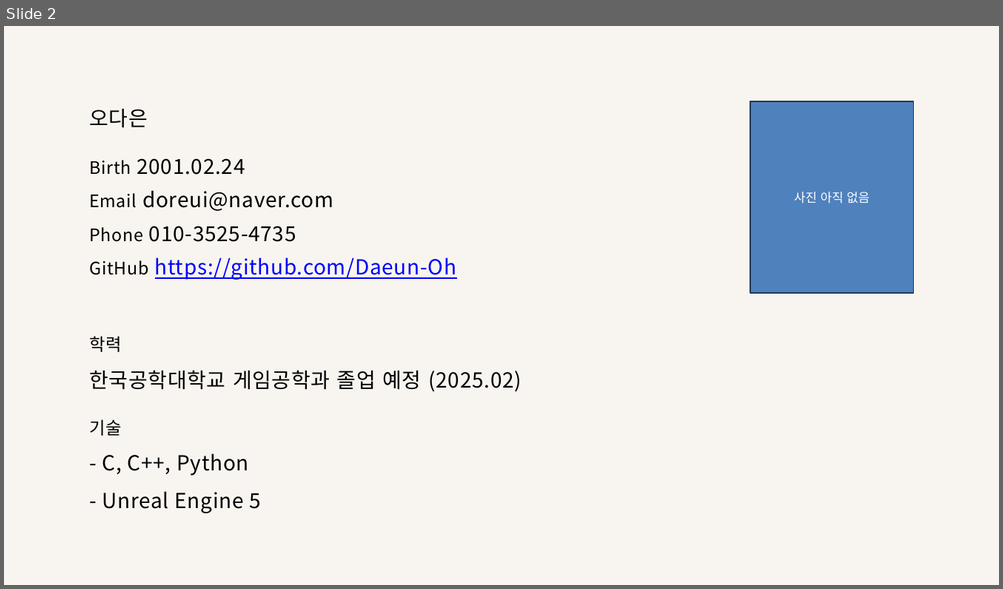
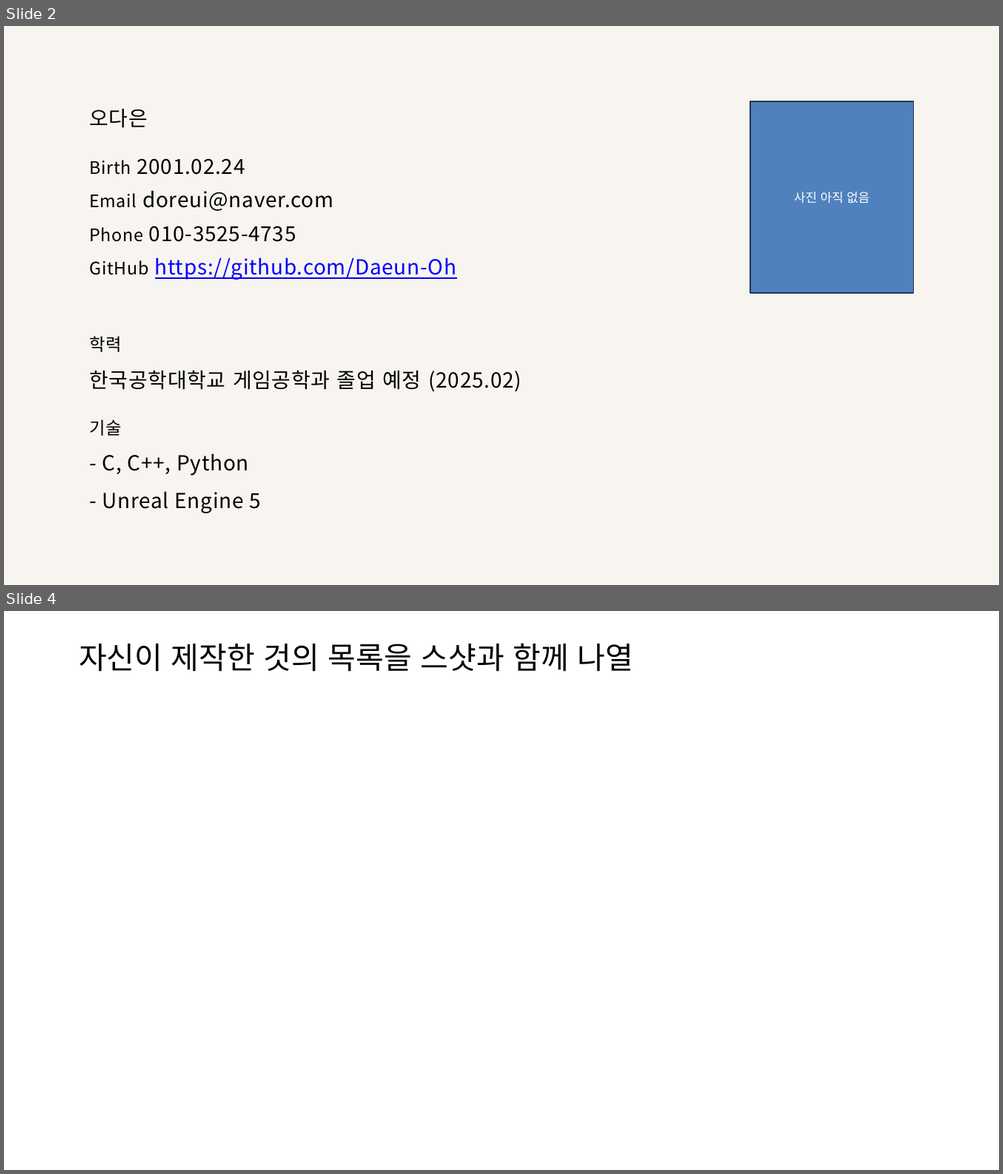
Before and after one commit to 9yu22/Blockers, a slide deck: 포트폴리오/언리얼_클라_오다은.pptx. Shown one above the other, each under a label of ours: slide 2 before the commit, slides 2 and 4 after it; the slides between them are not shown. The pictures are 1003x589 and 1003x1174 pixels, drawn with LibreOffice and Linux fonts; fonts in the diff are those of the drawing. Boxes give left, top, right and bottom in pixels: in the first picture for what was removed or moved away, otherwise in the second. Text is boxed around its words. In the diff, an @@ line names an element or a change of style, - is before the commit and + after.

```diff
--- a/포트폴리오/언리얼_클라_오다은.pptx
+++ b/포트폴리오/언리얼_클라_오다은.pptx
@@ slide 4 added at (4,611,999,1170), background #FFFFFF @@
@@ title added at (79,643,634,672), 44 pt, text #000000 @@
+자신이 제작한 것의 목록을 스샷과 함께 나열
```
Also in this commit, not shown: 3 slides changed, 1 other slide added, 1 other file.
